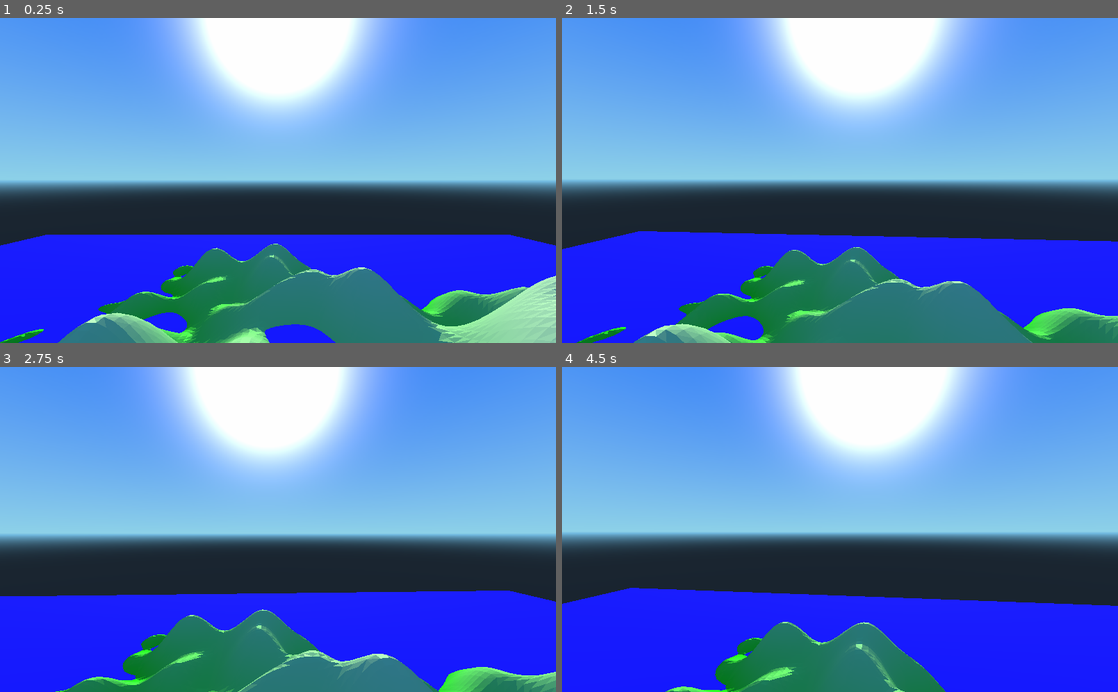
Above: before the commit, frames 1-4 (two rows, left to right).
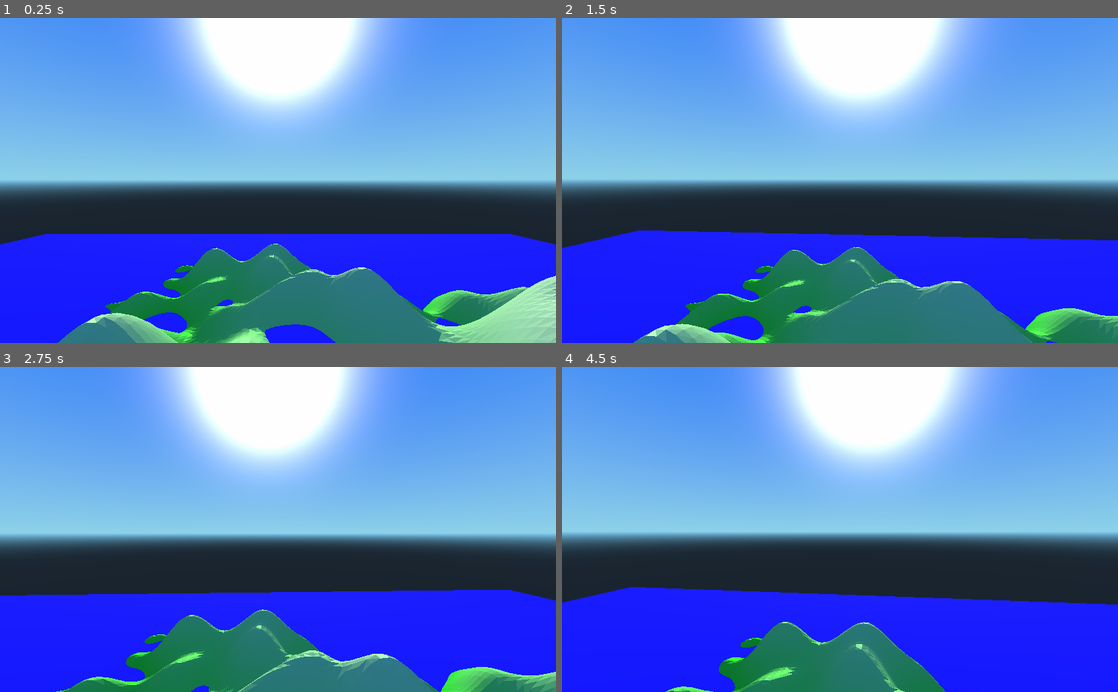
Above: after the commit, the same moments.

Repository: MichaelReel/Terrain_Scratch
Game: Godot game, scene res://Root.tscn
Same seed, same stepped clock (60 frames per second), same inputs: the game is played once before the commit and once after it.
Inputs (mouse positions are in pixels of both pictures, inside the frame that each line leads up to):
- Up to frame 1 (0.25 s): no input
- Up to frame 2 (1.5 s): tap Enter at 0.5 s; move the mouse to (867, 180) at 0.52 s; hold W (forward) from 0.53 s (still down); move the mouse to (812, 180) at 1.27 s
- Up to frame 3 (2.75 s): keep holding W (forward); move the mouse to (289, 523) at 2.02 s
- Up to frame 4 (4.5 s): keep holding W (forward); move the mouse to (834, 536) at 2.77 s; move the mouse to (878, 532) at 3.52 s; move the mouse to (795, 526) at 4.27 s

The runs differ from the first frame. In frame 1, 0.6% of the frame differs, in the area x 0-100%, y 66-100%; in frame 2, 0.7%, in the area x 0-100%, y 65-100%; in frame 3, 0.6%; in frame 4, 0.6%.

Commit message:
Can separate the bodies of water by individual surface, although need to find a way to differentiate the surfaces.

Diff:
--- a/Graph.gd
+++ b/Graph.gd
@@ -19,6 +19,7 @@
 var real_max_height = max_height
 
 var sea_level = 0.0        # Magic number
+var water_surfaces = []
 
 class Quad:
 	var v1_x
@@ -53,9 +54,6 @@
 	func D(grid):
 		return grid[v2_z][v2_x]
 
-	func set_water_level(height):
-		water_level = height
-
 class Corner:
 	var pos
 	var water_pos
@@ -83,9 +81,10 @@
 	var grid_z
 	var parent
 
-	var bed_rock_precision = 32 # Magic number
+	var bed_rock_precision = 64 # Magic number
 
 	var water_height
+	var water_body_ind
 	var closed
 	var levelled
 
@@ -274,15 +273,72 @@
 			surface.append(h)
 
 	# Take each surface point and level out the water around it
-	while not surface.empty():
-		var h = surface.pop_back()
-		# Spread the surface to the neighbouring points
-		for n in get_grid_neighbours(h):
-			if n.water_height > h.water_height:
-				n.water_height = h.water_height
-			if not n.levelled and n.water_height > n.height:
-				n.levelled = true
-				surface.push_back(n)
+	var h = surface.pop_back()
+	var next_ind = 0
+	while h:
+		if not h.water_body_ind:
+			# If an adjoining point has an index, use that
+			var adj_ind = get_any_adjoining_index(h)
+			if adj_ind:
+				# Use existing index
+				h.water_body_ind = adj_ind
+				water_surfaces[adj_ind].append(h)
+			else:
+				# Create new index
+				h.water_body_ind = next_ind
+				water_surfaces.append([h])
+				next_ind += 1
+
+
+		spread_surface_edges_into_terrain(surface, h)
+		h = surface.pop_back()
+
+	print("next_ind: " + str(next_ind))
+	tidy_empty_water_surfaces()
+
+	print("surfaces merged: " + str(len(water_surfaces)))
+
+func tidy_empty_water_surfaces():
+	var new_water_surfaces = []
+	var new_ind = 0
+	# remove empty rows and re-align indices
+	while not water_surfaces.empty():
+		var surface = water_surfaces.pop_front()
+		if not surface.empty():
+			for h in surface:
+				h.water_body_ind = new_ind
+			new_water_surfaces.append(surface)
+			new_ind += 1
+	water_surfaces = new_water_surfaces
+
+func get_any_adjoining_index(h):
+	var ind = null
+	for n in get_grid_neighbours(h):
+		if n.water_body_ind:
+			if ind and n.water_body_ind != ind:
+				# 2 body indexes have met, need to merge
+				var moving_ind = n.water_body_ind
+				# print ("merging: " + str(ind) + ", " + str(moving_ind))
+				for mover in water_surfaces[moving_ind]:
+					mover.water_body_ind = ind
+				water_surfaces[ind] += water_surfaces[moving_ind]
+				water_surfaces[moving_ind] = []
+			else:
+				# We found an index (or the same index)
+				ind = n.water_body_ind
+	return ind
+
+func spread_surface_edges_into_terrain(surface, h):
+	# Spread the surface to the neighbouring points
+	for n in get_grid_neighbours(h):
+		if n.water_height > h.water_height:
+			n.water_height = h.water_height
+			# TODO: setting the index should maybe be internal to the height class
+			n.water_body_ind = h.water_body_ind
+			water_surfaces[h.water_body_ind].append(n)
+		if not n.levelled and n.water_height > n.height:
+			n.levelled = true
+			surface.push_back(n)
 
 func generate_mesh(h_offset):
 
--- a/TerrainDemo.gd
+++ b/TerrainDemo.gd
@@ -149,6 +149,7 @@
 	var vertices = []
 	var colors = []
 	var vertex_count = chunk_file.get_32()
+	#warning-ignore:unused_variable
 	for vertex_ind in range(vertex_count):
 		# Load vertex position
 		var vertex = Vector3()
@@ -169,7 +170,9 @@
 	var face_count = chunk_file.get_32()
 
 	surface_tool.begin(Mesh.PRIMITIVE_TRIANGLES)
+	#warning-ignore:unused_variable
 	for face_ind in range(face_count):
+		#warning-ignore:unused_variable
 		for fv_ind in range(3):
 			var vertex_ind = chunk_file.get_32()
 			surface_tool.add_color(colors[vertex_ind])
